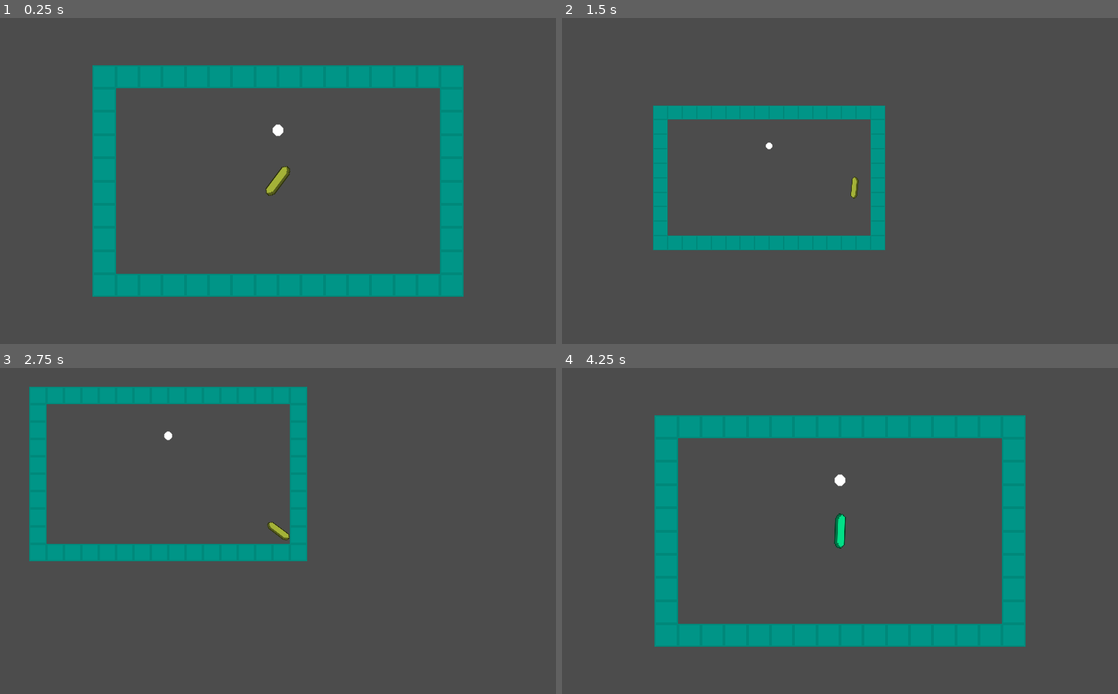
Above: before the commit, frames 1-4 (two rows, left to right).
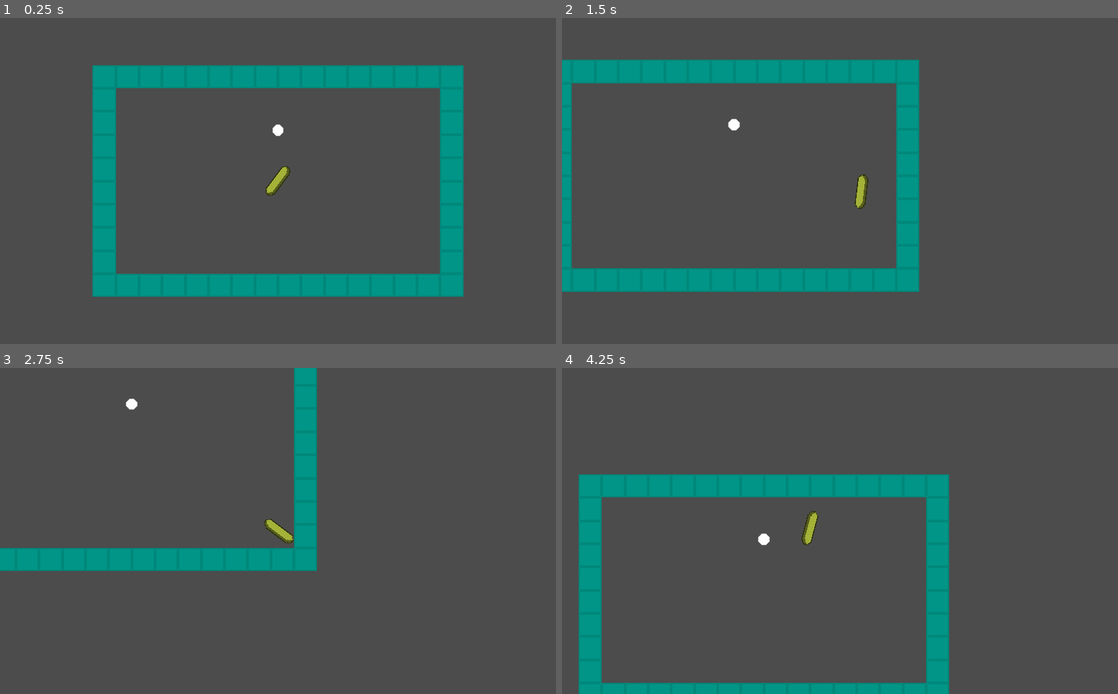
Above: after the commit, the same moments.

Repository: Aidunlin/PaddleBattle
Game: Godot game, scene res://Main.tscn
Same seed, same stepped clock (60 frames per second), same inputs: the game is played once before the commit and once after it.
Inputs (mouse positions are in pixels of both pictures, inside the frame that each line leads up to):
- Up to frame 1 (0.25 s): no input
- Up to frame 2 (1.5 s): move the mouse to (962, 164) at 0.52 s; hold D (ui_right) 0.53-1.28 s; hold Middle mouse button (ui_middle_click, bound only before the… 0.53-1.28 s; tap Space (ui_select) at 0.77, 1.07 s; tap Mouse wheel down (ui_scroll_down, bound only before the com… at 0.8, 1.35 s; move the mouse to (728, 197) at 1.27 s; hold S (ui_down) from 1.28 s (still down)
- Up to frame 3 (2.75 s): tap Space (ui_select) at 1.52, 1.82 s; tap Mouse wheel up (ui_scroll_up, bound only before the commit) at 1.55 s; move the mouse to (333, 459) at 2.02 s; release S (ui_down) at 2.03 s; hold D (ui_right) from 2.03 s (still down); hold Mouse wheel up (ui_scroll_up, bound only before the commit) from 2.03 s (still down); tap Shift (ui_shift, bound only after the commit) at 2.3 s
- Up to frame 4 (4.25 s): move the mouse to (812, 596) at 2.77 s; release D (ui_right) at 2.78 s; release Mouse wheel up (ui_scroll_up, bound only before the commit) at 2.78 s; hold W (ui_up) 2.78-3.53 s; tap Shift (ui_shift, bound only after the commit) at 2.85 s; tap Space (ui_select) at 3.02, 3.05, 3.32 s; move the mouse to (1006, 579) at 3.52 s; hold A (ui_left) from 3.53 s (still down); hold Space (ui_select) from 3.53 s (still down); tap Middle mouse button (ui_middle_click, bound only before the… at 3.8 s; tap Escape (ui_cancel) at 4.15 s

The runs differ from the first frame. In frame 1, less than 0.1% of the frame differs, in the area x 47-53%, y 45-54%; in frame 2, 18%; in frame 3, 8.1%; in frame 4, 25%, in the area x 3-84%, y 14-100%.

Commit message:
Organize stuff

Diff:
--- a/Ball.tscn
+++ b/Ball.tscn
@@ -1,16 +1,16 @@
 [gd_scene load_steps=4 format=2]
 
-[ext_resource path="res://ball.png" type="Texture" id=1]
+[ext_resource path="res://img/ball.png" type="Texture" id=1]
 
-[sub_resource type="PhysicsMaterial" id=1]
+[sub_resource type="PhysicsMaterial" id=2]
 friction = 0.0
 bounce = 1.0
 
-[sub_resource type="CircleShape2D" id=2]
+[sub_resource type="CircleShape2D" id=1]
 radius = 17.8021
 
 [node name="Ball" type="RigidBody2D"]
-physics_material_override = SubResource( 1 )
+physics_material_override = SubResource( 2 )
 gravity_scale = 0.0
 continuous_cd = 2
 
--- a/Camera2D.gd
+++ /dev/null
@@ -1,13 +0,0 @@
-extends Camera2D
-
-func _input(event):
-	if event.is_action_pressed("ui_scroll_up"):
-		zoom -= Vector2(0.2, 0.2)
-	if event.is_action_pressed("ui_scroll_down"):
-		zoom += Vector2(0.2, 0.2)
-	if event.is_action_pressed("ui_middle_click"):
-		zoom = Vector2(2, 2)
-	if zoom > Vector2(5, 5):
-		zoom = Vector2(5, 5)
-	if zoom < Vector2(1, 1):
-		zoom = Vector2(1, 1)
--- a/Main.gd
+++ /dev/null
@@ -1,5 +0,0 @@
-extends Node2D
-
-func _input(event):
-	if event.is_action_released("ui_cancel"):
-		get_tree().reload_current_scene()
--- a/Main.tscn
+++ b/Main.tscn
@@ -1,12 +1,10 @@
-[gd_scene load_steps=5 format=2]
+[gd_scene load_steps=4 format=2]
 
 [ext_resource path="res://Player.tscn" type="PackedScene" id=1]
 [ext_resource path="res://Ball.tscn" type="PackedScene" id=2]
 [ext_resource path="res://maps/TestMap.tscn" type="PackedScene" id=3]
-[ext_resource path="res://Main.gd" type="Script" id=4]
 
 [node name="Main" type="Node2D"]
-script = ExtResource( 4 )
 
 [node name="TestMap" parent="." instance=ExtResource( 3 )]
 position = Vector2( -512, -320 )
--- a/Player.gd
+++ b/Player.gd
@@ -17,7 +17,7 @@
 	input_velocity.y += float(Input.is_action_pressed("ui_down"))
 	input_velocity.y -= float(Input.is_action_pressed("ui_up"))
 
-	if Input.is_action_pressed("ui_select"):
+	if Input.is_action_pressed("ui_shift"):
 		input_velocity = input_velocity.normalized() * sprint_speed
 	else:
 		input_velocity = input_velocity.normalized() * move_speed
--- a/Player.tscn
+++ b/Player.tscn
@@ -1,8 +1,7 @@
-[gd_scene load_steps=5 format=2]
+[gd_scene load_steps=4 format=2]
 
-[ext_resource path="res://paddle.png" type="Texture" id=1]
+[ext_resource path="res://img/paddle.png" type="Texture" id=1]
 [ext_resource path="res://Player.gd" type="Script" id=2]
-[ext_resource path="res://Camera2D.gd" type="Script" id=3]
 
 [sub_resource type="CapsuleShape2D" id=1]
 radius = 14.9958
@@ -21,4 +20,3 @@
 current = true
 zoom = Vector2( 1.5, 1.5 )
 smoothing_enabled = true
-script = ExtResource( 3 )
--- a/default_env.tres
+++ /dev/null
@@ -1,7 +0,0 @@
-[gd_resource type="Environment" load_steps=2 format=2]
-
-[sub_resource type="ProceduralSky" id=1]
-
-[resource]
-background_mode = 2
-background_sky = SubResource( 1 )
--- a/maps/TestMap.tscn
+++ b/maps/TestMap.tscn
@@ -1,6 +1,6 @@
 [gd_scene load_steps=7 format=2]
 
-[ext_resource path="res://block.png" type="Texture" id=1]
+[ext_resource path="res://img/block.png" type="Texture" id=1]
 
 [sub_resource type="TileSet" id=1]
 0/name = "block.png 0"
--- a/project.godot
+++ b/project.godot
@@ -29,8 +29,6 @@
 ui_accept={
 "deadzone": 0.5,
 "events": [ Object(InputEventKey,"resource_local_to_scene":false,"resource_name":"","device":0,"alt":false,"shift":false,"control":false,"meta":false,"command":false,"pressed":false,"scancode":16777221,"unicode":0,"echo":false,"script":null)
-, Object(InputEventKey,"resource_local_to_scene":false,"resource_name":"","device":0,"alt":false,"shift":false,"control":false,"meta":false,"command":false,"pressed":false,"scancode":16777222,"unicode":0,"echo":false,"script":null)
-, Object(InputEventKey,"resource_local_to_scene":false,"resource_name":"","device":0,"alt":false,"shift":false,"control":false,"meta":false,"command":false,"pressed":false,"scancode":32,"unicode":0,"echo":false,"script":null)
  ]
 }
 ui_select={
@@ -43,28 +41,34 @@
 "events": [ Object(InputEventKey,"resource_local_to_scene":false,"resource_name":"","device":0,"alt":false,"shift":false,"control":false,"meta":false,"command":false,"pressed":false,"scancode":16777217,"unicode":0,"echo":false,"script":null)
  ]
 }
+ui_focus_next={
+"deadzone": 0.5,
+"events": [ Object(InputEventKey,"resource_local_to_scene":false,"resource_name":"","device":0,"alt":false,"shift":false,"control":false,"meta":false,"command":false,"pressed":false,"scancode":16777218,"unicode":0,"echo":false,"script":null)
+ ]
+}
+ui_focus_prev={
+"deadzone": 0.5,
+"events": [ Object(InputEventKey,"resource_local_to_scene":false,"resource_name":"","device":0,"alt":false,"shift":true,"control":false,"meta":false,"command":false,"pressed":false,"scancode":16777218,"unicode":0,"echo":false,"script":null)
+ ]
+}
 ui_left={
 "deadzone": 0.5,
-"events": [ Object(InputEventKey,"resource_local_to_scene":false,"resource_name":"","device":0,"alt":false,"shift":false,"control":false,"meta":false,"command":false,"pressed":false,"scancode":16777231,"unicode":0,"echo":false,"script":null)
-, Object(InputEventKey,"resource_local_to_scene":false,"resource_name":"","device":0,"alt":false,"shift":false,"control":false,"meta":false,"command":false,"pressed":false,"scancode":65,"unicode":0,"echo":false,"script":null)
+"events": [ Object(InputEventKey,"resource_local_to_scene":false,"resource_name":"","device":0,"alt":false,"shift":false,"control":false,"meta":false,"command":false,"pressed":false,"scancode":65,"unicode":0,"echo":false,"script":null)
  ]
 }
 ui_right={
 "deadzone": 0.5,
-"events": [ Object(InputEventKey,"resource_local_to_scene":false,"resource_name":"","device":0,"alt":false,"shift":false,"control":false,"meta":false,"command":false,"pressed":false,"scancode":16777233,"unicode":0,"echo":false,"script":null)
-, Object(InputEventKey,"resource_local_to_scene":false,"resource_name":"","device":0,"alt":false,"shift":false,"control":false,"meta":false,"command":false,"pressed":false,"scancode":68,"unicode":0,"echo":false,"script":null)
+"events": [ Object(InputEventKey,"resource_local_to_scene":false,"resource_name":"","device":0,"alt":false,"shift":false,"control":false,"meta":false,"command":false,"pressed":false,"scancode":68,"unicode":0,"echo":false,"script":null)
  ]
 }
 ui_up={
 "deadzone": 0.5,
-"events": [ Object(InputEventKey,"resource_local_to_scene":false,"resource_name":"","device":0,"alt":false,"shift":false,"control":false,"meta":false,"command":false,"pressed":false,"scancode":16777232,"unicode":0,"echo":false,"script":null)
-, Object(InputEventKey,"resource_local_to_scene":false,"resource_name":"","device":0,"alt":false,"shift":false,"control":false,"meta":false,"command":false,"pressed":false,"scancode":87,"unicode":0,"echo":false,"script":null)
+"events": [ Object(InputEventKey,"resource_local_to_scene":false,"resource_name":"","device":0,"alt":false,"shift":false,"control":false,"meta":false,"command":false,"pressed":false,"scancode":87,"unicode":0,"echo":false,"script":null)
  ]
 }
 ui_down={
 "deadzone": 0.5,
-"events": [ Object(InputEventKey,"resource_local_to_scene":false,"resource_name":"","device":0,"alt":false,"shift":false,"control":false,"meta":false,"command":false,"pressed":false,"scancode":16777234,"unicode":0,"echo":false,"script":null)
-, Object(InputEventKey,"resource_local_to_scene":false,"resource_name":"","device":0,"alt":false,"shift":false,"control":false,"meta":false,"command":false,"pressed":false,"scancode":83,"unicode":0,"echo":false,"script":null)
+"events": [ Object(InputEventKey,"resource_local_to_scene":false,"resource_name":"","device":0,"alt":false,"shift":false,"control":false,"meta":false,"command":false,"pressed":false,"scancode":83,"unicode":0,"echo":false,"script":null)
  ]
 }
 ui_page_up={
@@ -72,19 +76,24 @@
 "events": [ Object(InputEventKey,"resource_local_to_scene":false,"resource_name":"","device":0,"alt":false,"shift":false,"control":false,"meta":false,"command":false,"pressed":false,"scancode":16777235,"unicode":0,"echo":false,"script":null)
  ]
 }
-ui_scroll_up={
+ui_page_down={
 "deadzone": 0.5,
-"events": [ Object(InputEventMouseButton,"resource_local_to_scene":false,"resource_name":"","device":0,"alt":false,"shift":false,"control":false,"meta":false,"command":false,"button_mask":0,"position":Vector2( 0, 0 ),"global_position":Vector2( 0, 0 ),"factor":1.0,"button_index":4,"pressed":false,"doubleclick":false,"script":null)
+"events": [ Object(InputEventKey,"resource_local_to_scene":false,"resource_name":"","device":0,"alt":false,"shift":false,"control":false,"meta":false,"command":false,"pressed":false,"scancode":16777236,"unicode":0,"echo":false,"script":null)
  ]
 }
-ui_scroll_down={
+ui_home={
 "deadzone": 0.5,
-"events": [ Object(InputEventMouseButton,"resource_local_to_scene":false,"resource_name":"","device":0,"alt":false,"shift":false,"control":false,"meta":false,"command":false,"button_mask":0,"position":Vector2( 0, 0 ),"global_position":Vector2( 0, 0 ),"factor":1.0,"button_index":5,"pressed":false,"doubleclick":false,"script":null)
+"events": [ Object(InputEventKey,"resource_local_to_scene":false,"resource_name":"","device":0,"alt":false,"shift":false,"control":false,"meta":false,"command":false,"pressed":false,"scancode":16777229,"unicode":0,"echo":false,"script":null)
  ]
 }
-ui_middle_click={
+ui_end={
 "deadzone": 0.5,
-"events": [ Object(InputEventMouseButton,"resource_local_to_scene":false,"resource_name":"","device":0,"alt":false,"shift":false,"control":false,"meta":false,"command":false,"button_mask":0,"position":Vector2( 0, 0 ),"global_position":Vector2( 0, 0 ),"factor":1.0,"button_index":3,"pressed":false,"doubleclick":false,"script":null)
+"events": [ Object(InputEventKey,"resource_local_to_scene":false,"resource_name":"","device":0,"alt":false,"shift":false,"control":false,"meta":false,"command":false,"pressed":false,"scancode":16777230,"unicode":0,"echo":false,"script":null)
+ ]
+}
+ui_shift={
+"deadzone": 0.5,
+"events": [ Object(InputEventKey,"resource_local_to_scene":false,"resource_name":"","device":0,"alt":false,"shift":false,"control":false,"meta":false,"command":false,"pressed":false,"scancode":16777237,"unicode":0,"echo":false,"script":null)
  ]
 }
 
Not shown: 1 places in Ball.tscn that only renumber resources
Renamed: ball.png -> img/ball.png
Not shown, changed: img/ball.png.import
Renamed: block.png -> img/block.png
Not shown, changed: img/block.png.import
Renamed: icon.png -> img/icon.png
Not shown, changed: img/icon.png.import
Renamed: paddle.png -> img/paddle.png
Not shown, changed: img/paddle.png.import
